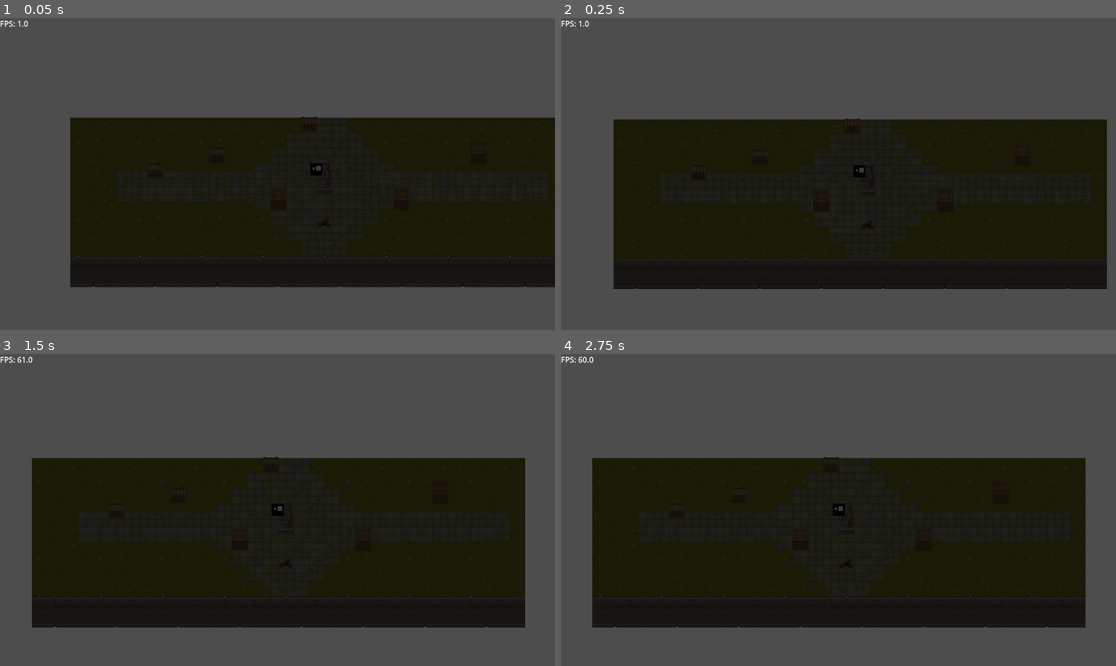
Above: before the commit, frames 1-4 (two rows, left to right).
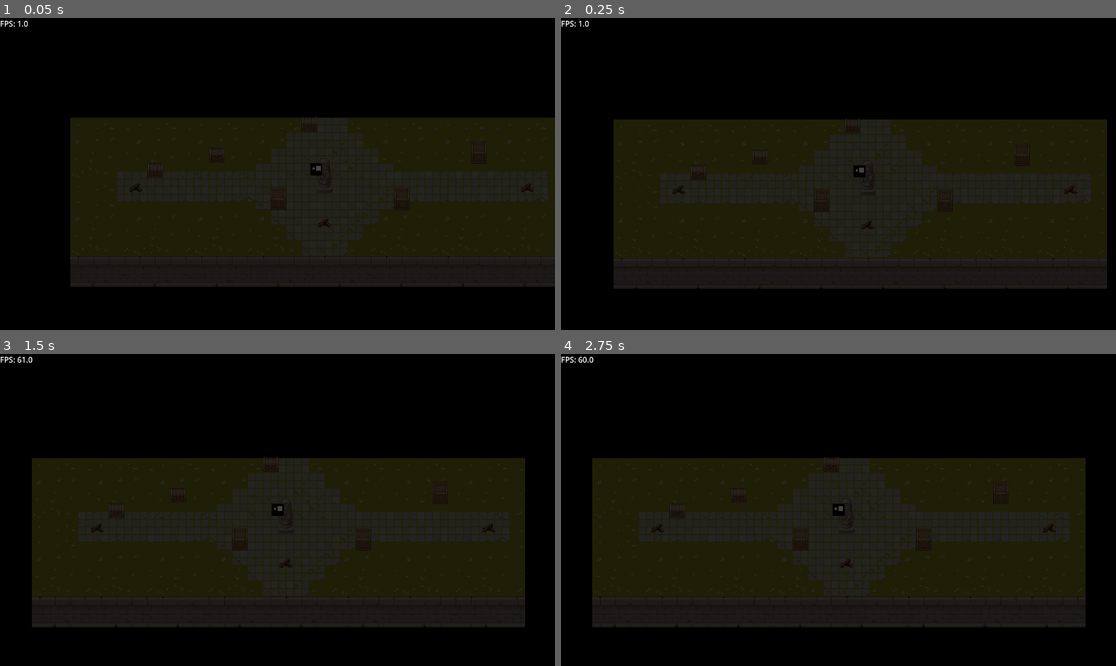
Above: after the commit, the same moments.

Repository: Kunggings/bonfire
Game: Godot game, scene res://main.tscn
The game is run twice, just before and just after one commit, with the same random seed, the same clock (stepped at 60 frames per second) and the same inputs.
Inputs:
- Up to frame 1 (0.05 s): no input
- Up to frame 2 (0.25 s): no input
- Up to frame 3 (1.5 s): tap Enter (ui_accept) at 0.5, 0.77 s; hold Right (ui_right) from 0.53 s (still down)
- Up to frame 4 (2.75 s): tap Enter (ui_accept) at 1.52, 2 s; release Right (ui_right) at 2.03 s; hold Left (ui_left) from 2.03 s (still down)

The runs differ from the first frame. In frame 1, 53% of the frame differs, in the area x 0-100%, y 0-100%; in frame 2, 52%; in frame 3, 52%; in frame 4, 52%.

Commit message:
BackgroundColor

Diff:
--- a/main.tscn
+++ b/main.tscn
@@ -46,4 +46,10 @@
 tile_set = ExtResource("4_1bvp3")
 
 [node name="CanvasModulate" type="CanvasModulate" parent="."]
-color = Color(0.22670749, 0.22670749, 0.22670746, 1)
+color = Color(0.27022192, 0.27022192, 0.2702219, 1)
+
+[node name="Bonfire2" parent="." instance=ExtResource("4_lquwl")]
+position = Vector2(756, 143)
+
+[node name="Bonfire3" parent="." instance=ExtResource("4_lquwl")]
+position = Vector2(-57, 143)
--- a/project.godot
+++ b/project.godot
@@ -46,3 +46,4 @@
 [rendering]
 
 textures/canvas_textures/default_texture_filter=0
+environment/defaults/default_clear_color=Color(0, 0, 0, 1)
